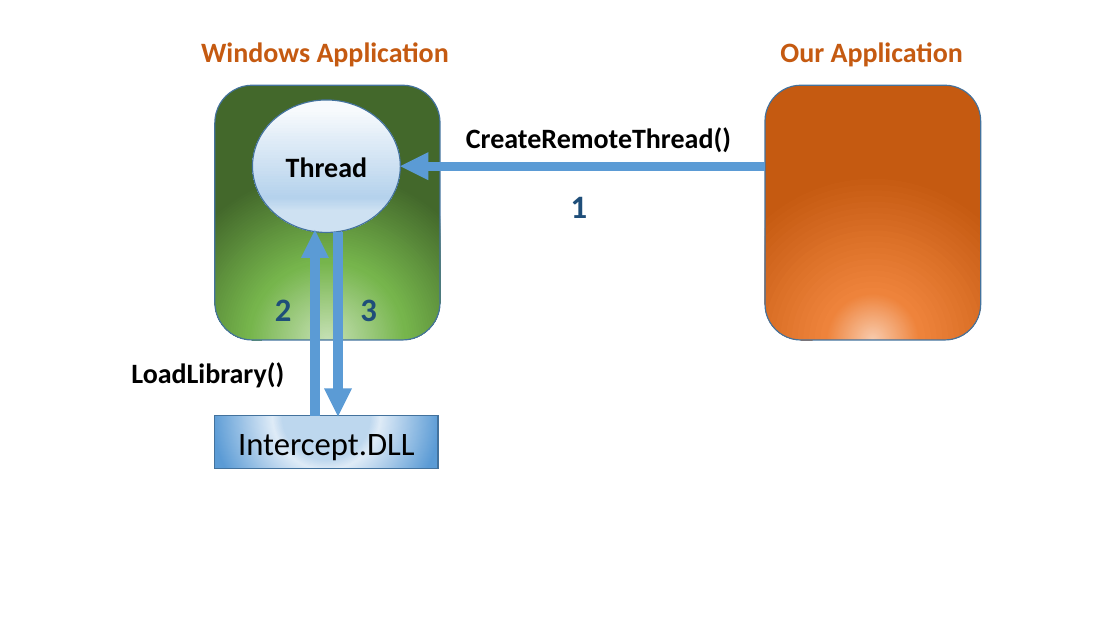
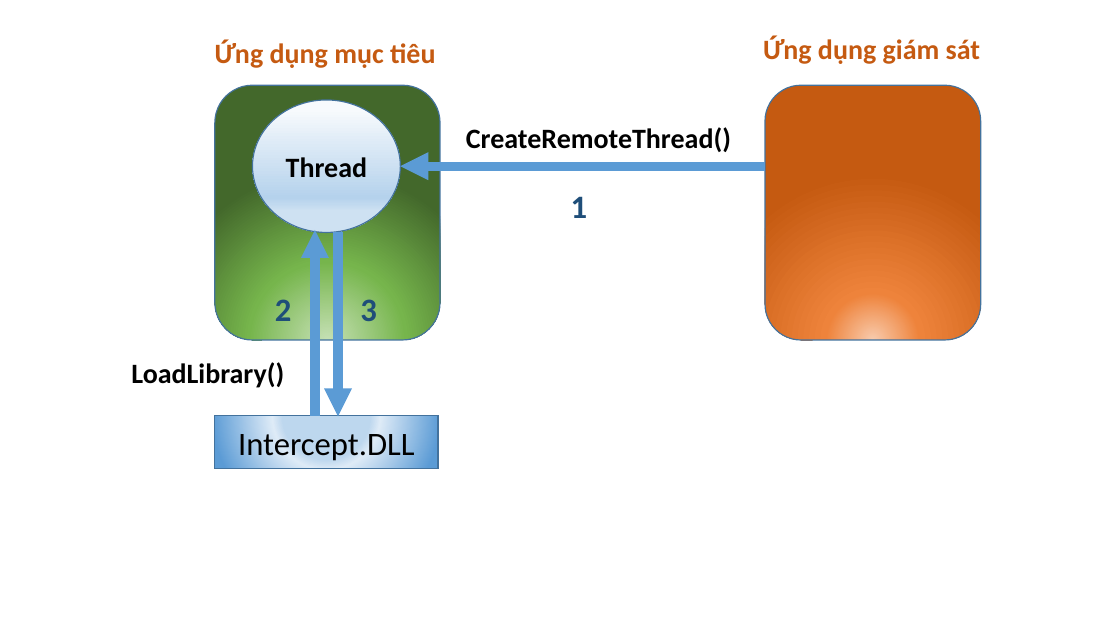
Before and after one commit to dotrungduchd/LUANVAN, a slide deck: slide 4 of Document/SODO.pptx. Drawn at 1120x630 pixels with LibreOffice and Linux fonts; fonts in the diff are those of the drawing. Boxes give left, top, right and bottom in pixels: in the first picture for what was removed or moved away, otherwise in the second. Text is boxed around its words. In the diff, an @@ line names an element or a change of style, - is before the commit and + after.

```diff
--- a/Document/SODO.pptx
+++ b/Document/SODO.pptx
@@ text at (x1=215, y1=40, x2=435, y2=68): text changed @@
-Windows Application
+Ứng dụng mục tiêu
@@ text at (x1=763, y1=35, x2=980, y2=64): text changed @@
-Our Application
+Ứng dụng giám sát
```
Also in this commit, not shown: 1 other file.
